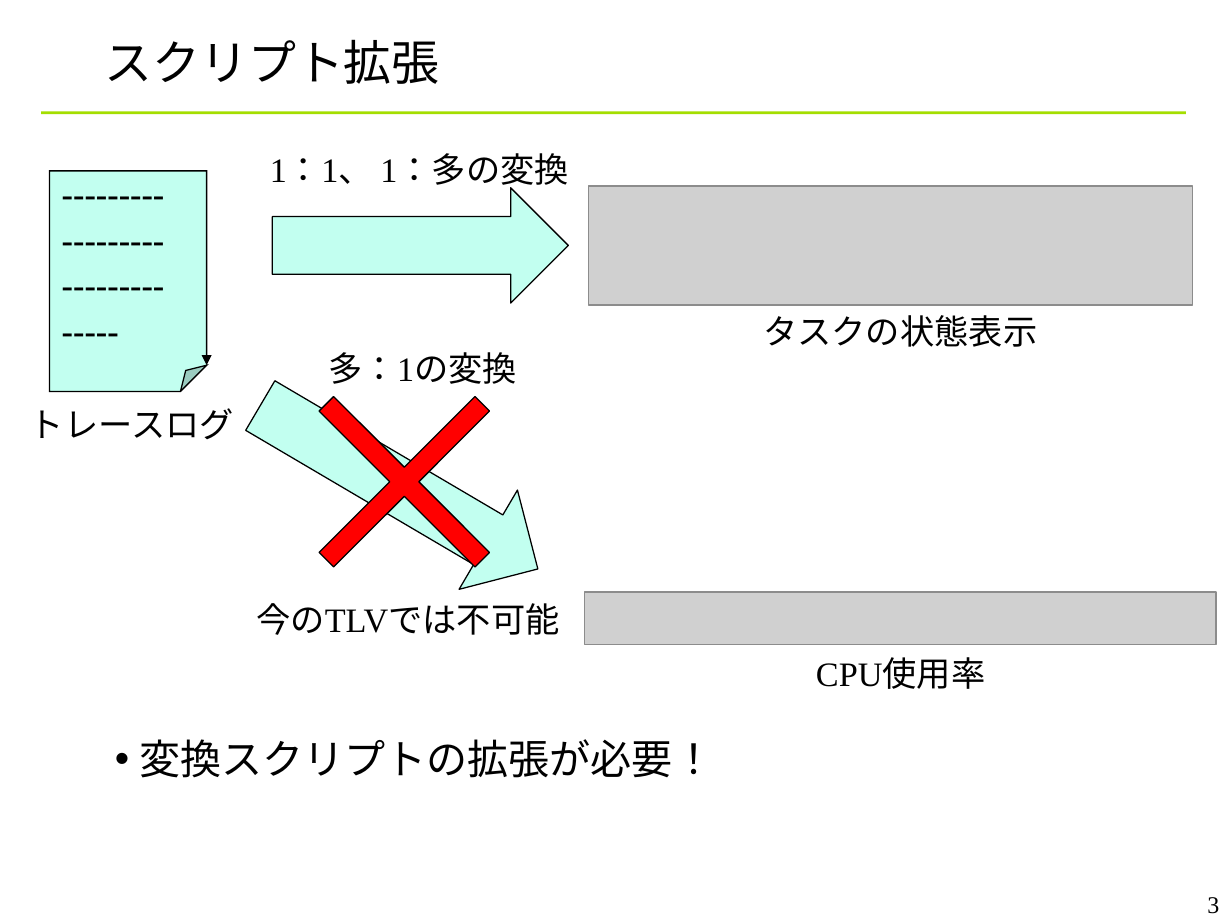
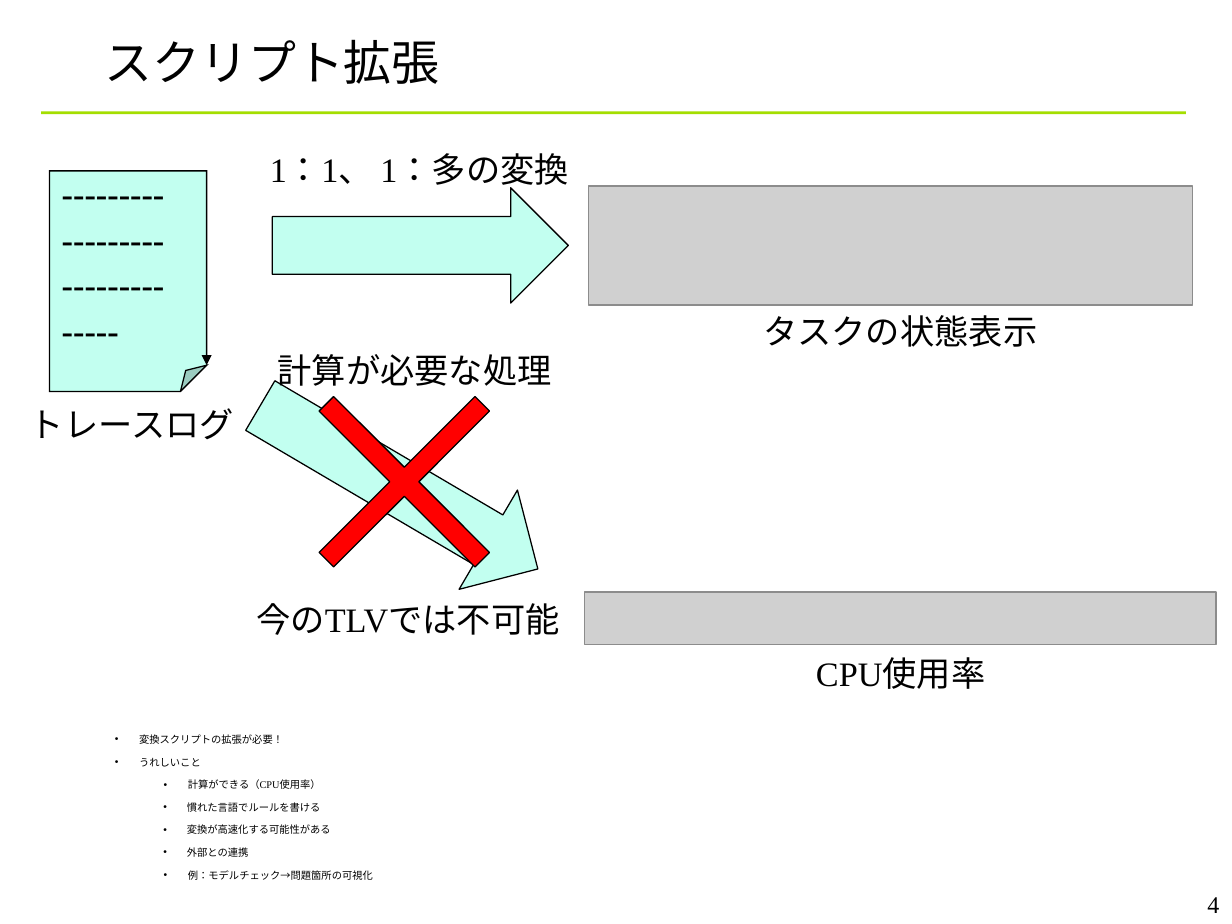
Before and after one commit to YixiaoLi/tlv4mc, a slide deck: slide 4 of doc/phase4/toppers_conference.ppt (slide 3 before the commit). Drawn at 1232x924 pixels with LibreOffice and Linux fonts; fonts in the diff are those of the drawing; grey boxes stand for pictures; background and template pictures are left out. Boxes give left, top, right and bottom in pixels: in the first picture for what was removed or moved away, otherwise in the second. Text is boxed around its words. In the diff, an @@ line names an element or a change of style, - is before the commit and + after.

```diff
--- a/doc/phase4/toppers_conference.ppt
+++ b/doc/phase4/toppers_conference.ppt
@@ text at box(278, 354, 552, 393): text changed @@
-多：1の変換
+計算が必要な処理
@@ text at box(139, 734, 283, 744): size 24 to 6 pt in "変換スクリプトの拡張が必要！" @@
@@ text at box(139, 758, 373, 880): paragraphs added @@
+• うれしいこと
+    • 計算ができる（CPU使用率）
+  • 慣れた言語でルールを書ける
+  • 変換が高速化する可能性がある
+  • 外部との連携
+    • 例：モデルチェック→問題箇所の可視化
@@ page number at box(1207, 897, 1219, 913): text changed @@
-3
+4
```
Also in this commit, not shown: 5 other slides changed, 2 slides added, 1 other file.
